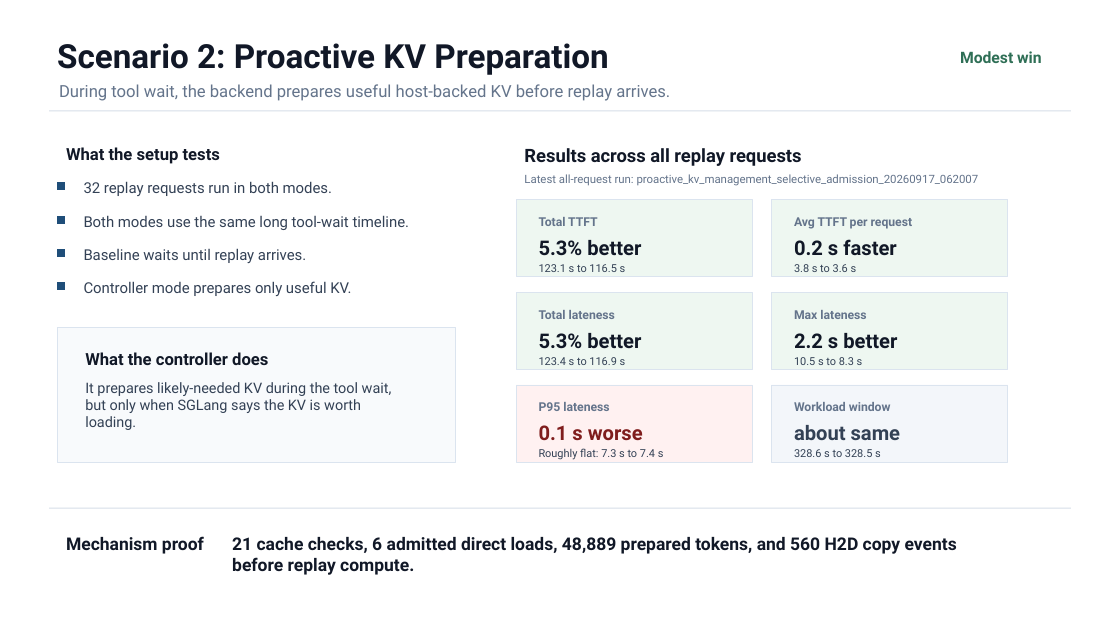
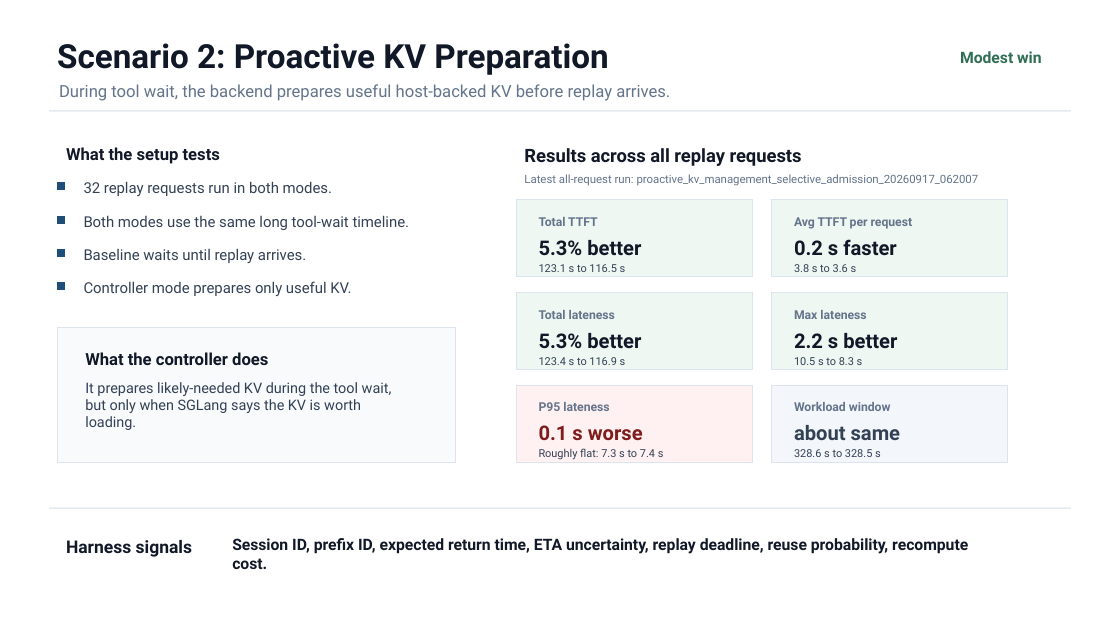
Before and after one commit to the308official-afk/agentic-hardware, a slide deck: slide 2 of presentation/harness_aware_scenario_results_master.pptx. Drawn at 1120x630 pixels with LibreOffice and Linux fonts; fonts in the diff are those of the drawing. Boxes give left, top, right and bottom in pixels: in the first picture for what was removed or moved away, otherwise in the second. Text is boxed around its words. In the diff, an @@ line names an element or a change of style, - is before the commit and + after.

Commit message:
Show harness signals in scenario deck

```diff
--- a/presentation/harness_aware_scenario_results_master.pptx
+++ b/presentation/harness_aware_scenario_results_master.pptx
@@ text at bbox=[232, 538, 968, 569]: text changed; size 15 to 13.5 pt @@
-21 cache checks, 6 admitted direct loads, 48,889 prepared tokens, and 560 H2D copy events before replay compute.
+Session ID, prefix ID, expected return time, ETA uncertainty, replay deadline, reuse probability, recompute cost.
@@ text at bbox=[66, 540, 192, 557]: text changed @@
-Mechanism proof
+Harness signals
```
Also in this commit, not shown: 2 other slides changed.
